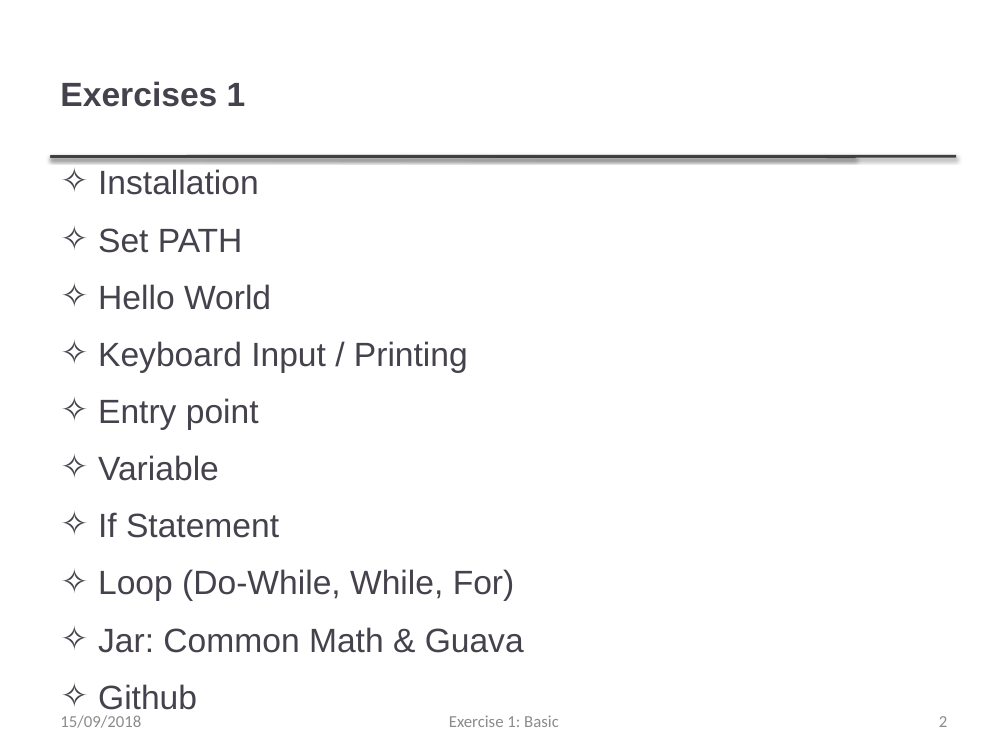
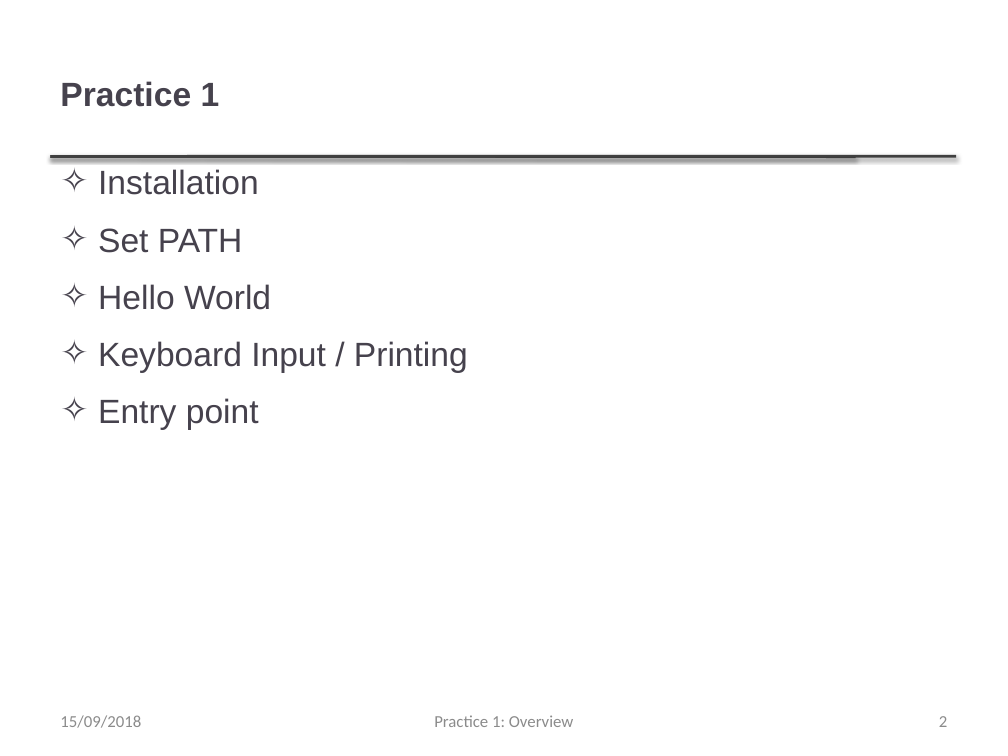
Before and after one commit to thanqminh/thanqminh.github.io, a slide deck: slide 2 of courses/oopjava/practice1.pptx. Drawn at 1008x756 pixels with LibreOffice and Linux fonts; fonts in the diff are those of the drawing. Boxes give left, top, right and bottom in pixels: in the first picture for what was removed or moved away, otherwise in the second. Text is boxed around its words. In the diff, an @@ line names an element or a change of style, - is before the commit and + after.

Commit message:
add lecture2

```diff
--- a/courses/oopjava/practice1.pptx
+++ b/courses/oopjava/practice1.pptx
@@ title at <box>60,81,220,107</box>: text changed @@
-Exercises 1
+Practice 1
@@ text at <box>98,455,524,716</box>: paragraphs removed @@
-✧ Variable
-✧ If Statement
-✧ Loop (Do-While, While, For)
-✧ Jar: Common Math & Guava
-✧ Github
@@ text at <box>434,715,574,727</box>: text changed @@
-Exercise 1: Basic
+Practice 1: Overview
```
Also in this commit, not shown: 9 other slides changed, 2 other files.
